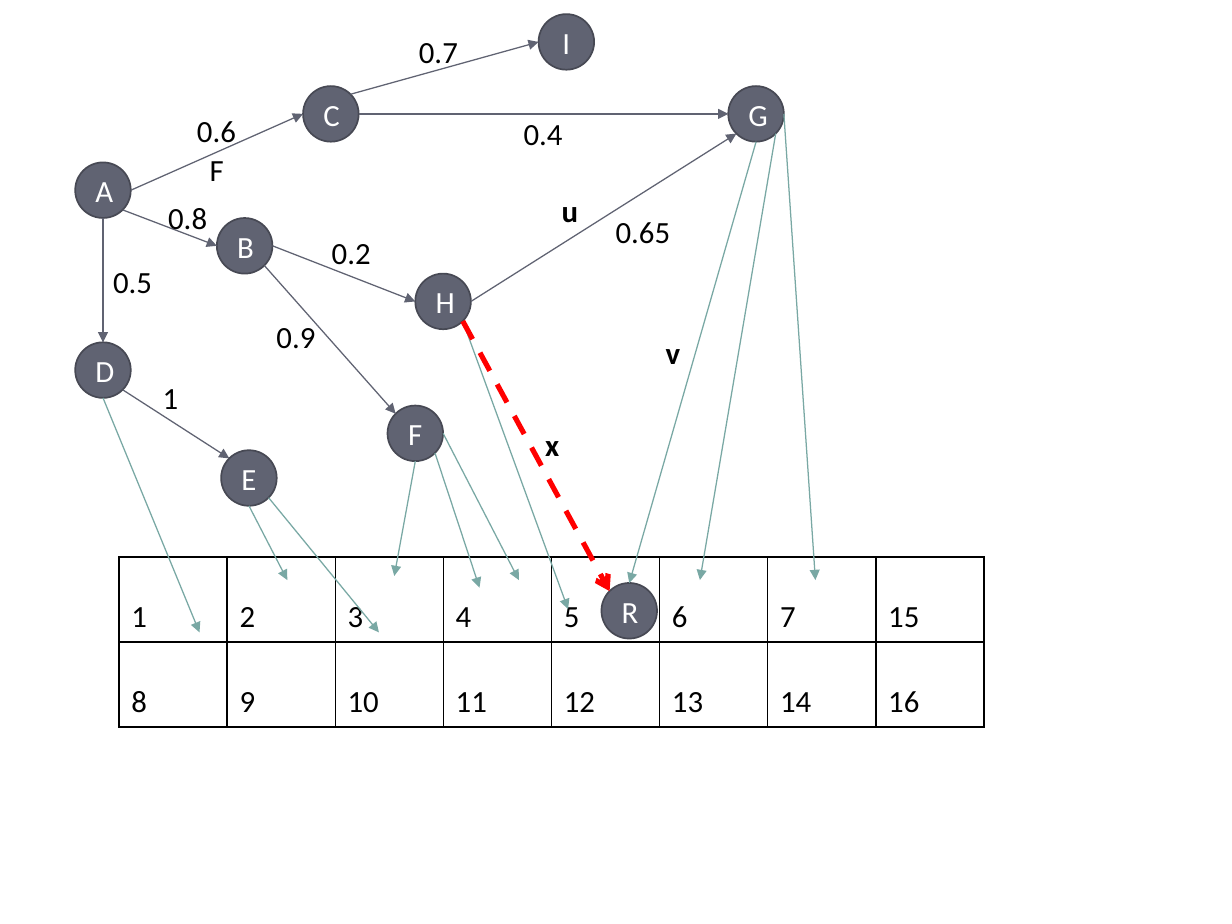
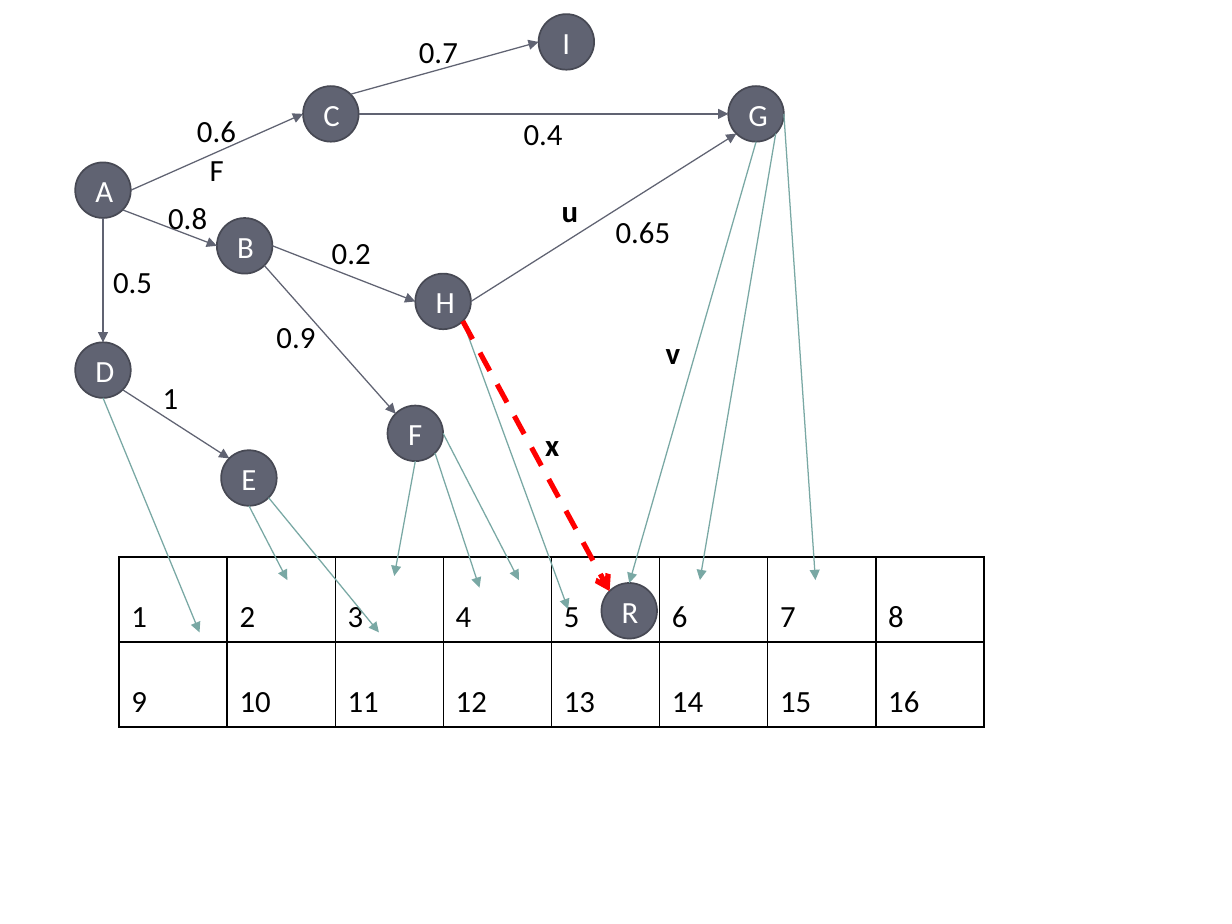
Before and after one commit to Nithanaroy/MastersThesisPaper, a slide deck: slide 5 of graphics/figure_source.pptx. Drawn at 1232x924 pixels with LibreOffice and Linux fonts; fonts in the diff are those of the drawing. Boxes give left, top, right and bottom in pixels: in the first picture for what was removed or moved away, otherwise in the second. Text is boxed around its words. In the diff, an @@ line names an element or a change of style, - is before the commit and + after.

```diff
--- a/graphics/figure_source.pptx
+++ b/graphics/figure_source.pptx
@@ table at [120,557,987,727] @@
-row 1, column 8: 15
+row 1, column 8: 8
-row 2: 8 | 9 | 10 | 11 | 12 | 13 | 14 | 16
+row 2: 9 | 10 | 11 | 12 | 13 | 14 | 15 | 16
```
Also in this commit, not shown: 1 other slide changed, 1 slide added.
